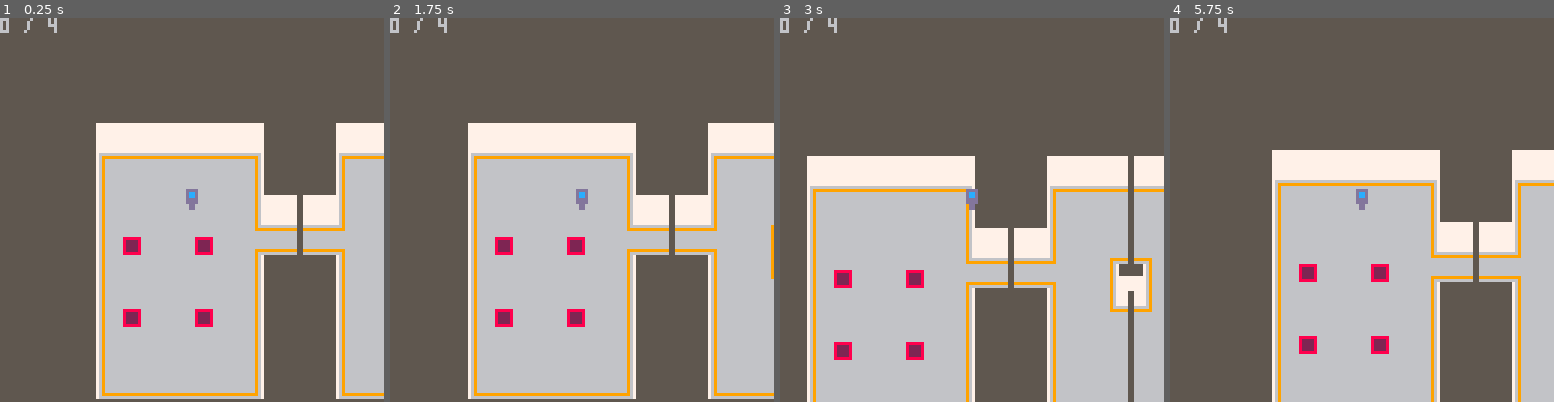
Above: before the commit, frames 1-4 (left to right).
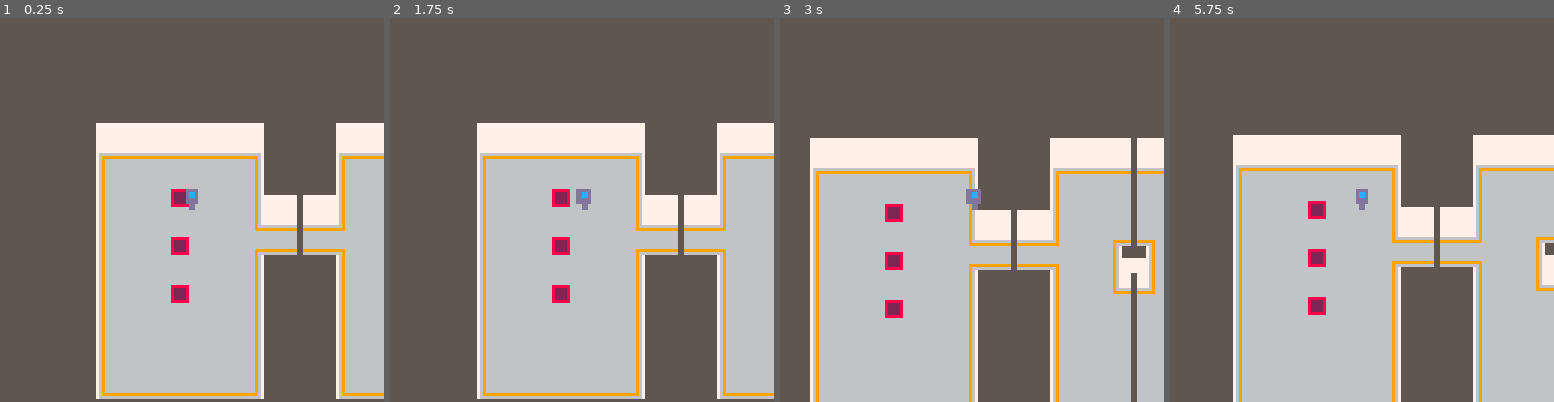
Above: after the commit, the same moments.

Repository: Kiyotoko/gamejam
Game: PICO-8 cartridge game.p8
Same seed, same stepped clock (60 frames per second), same inputs: the game is played once before the commit and once after it.
Inputs:
- Up to frame 1 (0.25 s): no input
- Up to frame 2 (1.75 s): hold Right from 1.6 s (still down)
- Up to frame 3 (3 s): release Right at 2.1 s; hold Up 2.15-2.42 s; hold Right from 2.47 s (still down)
- Up to frame 4 (5.75 s): release Right at 3.03 s; hold Left 3.08-3.58 s; hold Down 3.63-3.97 s; hold Right 4.02-4.68 s; hold Up 4.73-5.03 s; hold Left 5.08-5.68 s; hold Down from 5.73 s (still down)

The runs differ from the first frame. In frame 1, 1.7% of the frame differs, in the area x 0-56%, y 0-81%; in frame 2, 9.7%; in frame 3, 19%; in frame 4, 29%, in the area x 0-100%, y 0-100%.

Commit message:
Fix doors and plates

Diff:
--- a/game.p8
+++ b/game.p8
@@ -1,7 +1,10 @@
 pico-8 cartridge // http://www.pico-8.com
 version 42
 __lua__
--- the player
+-- Game created by Leo and Karl for the gamejam 2024.
+---@diagnostic disable: lowercase-global, undefined-global
+
+-- the player data
 player = {
 	x=-32, -- x position on the map in pixels
 	y=-32, -- y position on the map in pixels
@@ -12,37 +15,22 @@
 -- player on the screen
 ancor = {x=64,y=64}
 
--- markers that are checked
-checkmarks = 0
-
+-- the doors on the map
 doors = {
-	{
-		{x=8,y=3},
-		{x=8,y=4},
-		{x=8,y=5}
-	},
-	{
-		{x=13,y=0},
-		{x=13,y=1},
-		{x=13,y=2},
-		{x=13,y=3},
-		{x=13,y=4}
-	},
-	{
-		{x=13,y=6},
-		{x=13,y=7},
-		{x=13,y=8},
-		{x=13,y=9},
-		{x=13,y=10},
-		{x=13,y=11}
-	}
+	[0] = {x=8,y=3,d=1},
+	[1] = {x=13,y=0,d=1},
+	[2] = {x=13,y=6,d=1}
 }
+
+-- defined flags
+flag_free = 0
+flag_door = 1
 
 -- returs the sprite based on the position of the player
 -- please note that the position is in pixels
 function get_sprite(x,y)
-	player_column = (x+ancor.x) / 8
-	player_row = (y+ancor.y) / 8
+	local player_column = (x+ancor.x) / 8
+	local player_row = (y+ancor.y) / 8
 
 	return mget(
 		player_column,
@@ -50,39 +38,43 @@
 	)
 end
 
--- checks if a sprite at (x,y) position has the desired flag
-function check_flag(x,y,f)
-	return fget(get_sprite(x,y), f)
-end
-
-function check_plate(x,y)
-	if check_flag(x, y, 1) then
-		checkmarks = checkmarks + 1
+-- returns if a sprite at (x,y) position has the desired flag
+function has_flag(x, y, f)
+	return fget(get_sprite(x, y), f)
+end
+
+-- check if a plate is pressed
+function check_plate(x, y)
+	local sprite = get_sprite(x, y)
+	if sprite >= 96 and sprite <= 99 then
 		mset(
 			(x+ancor.x) / 8,
 			(y+ancor.y) / 8,
-			get_sprite(x,y)+1
+			100
 		)
-		if checkmarks == 4 then
-			unlock_doors()
-		end
-	end
-end
-
--- unlocks all doors on the map
-function unlock_doors()
-	for _, door in ipairs(doors) do
-		for _, pos in ipairs(door) do
-		sprite = mget(
-			pos.x,
-			pos.y
-		)
+		unlock_door(sprite - 96)
+	end
+end
+
+-- unlocks the doors on the map. 𝘵his starts at the
+function unlock_door(d)
+	local door = doors[d]
+	local door_x = door.x
+	local door_y = door.y
+	local sprite = mget(door.x, door.y)
+
+	-- repeat until sprite has not the door flag
+	while fget(sprite, flag_door) do
 		mset(
-			pos.x,
-			pos.y,
+			door_x,
+			door_y,
 			sprite - 48
 		)
-		end
+		door_y = door_y + door.d
+		sprite = mget(
+			door_x,
+			door_y
+		)
 	end
 end
 
@@ -95,24 +87,22 @@
 	-- check buttons
 	local dx = 0
 	local dy = 0
-	if (btn(0)) then dx=dx-1 end
-	if (btn(1)) then dx=dx+1 end
-	if (btn(2)) then dy=dy-1 end
-	if (btn(3)) then dy=dy+1 end
+	if btn(0) then dx=dx-1 end
+	if btn(1) then dx=dx+1 end
+	if btn(2) then dy=dy-1 end
+	if btn(3) then dy=dy+1 end
 
 	-- next position
 	local dis = dx * dx + dy * dy
-	local px = player.x + (dis and dx * sqrt_2 or dx)
-	local py = player.y + (dis and dy * sqrt_2 or dy)
+	local px = player.x + (dis and dx / sqrt_2 or dx)
+	local py = player.y + (dis and dy / sqrt_2 or dy)
 
 	-- check if it does not hit a wall
-	if check_flag(px, py, 0)
-	then
-		handle_movement(px,py)
-		handle_animation(dx,dy)
-	end
-end
-
+	if has_flag(px, py, flag_free) then
+		handle_movement(px, py)
+		handle_animation(dx, dy)
+	end
+end
 
 function handle_movement(px, py)
 	player.x = px
@@ -127,7 +117,7 @@
 	elseif dx > 0 then animation=2
 	elseif dy < 0 then animation=3
 	end
-	player.animation = ani
+	player.animation = animation
 end
 
 function _update()
@@ -136,9 +126,8 @@
 
 function _draw()
 	cls(5)
-	map(0,0,-player.x,-player.y,16,16)
-	print(checkmarks .. " / 4")
-	spr(player.animation,ancor.x-4,ancor.y-8)
+	map(0, 0, -player.x,-player.y, 16, 16)
+	spr(player.animation, ancor.x-4, ancor.y-8)
 end
 __gfx__
 00000000000000000000000000000000000000000000000000000000000000000000000000000000000000000000000000000000000000000000000000000000
@@ -189,14 +178,14 @@
 00000000000000000000000000000000000000000000000000000000000000000000000000000000000000000000000000000000000000000000000000000000
 00000000000000000000000000000000000000000000000000000000000000000000000000000000000000000000000000000000000000000000000000000000
 00000000000000000000000000000000000000000000000000000000000000000000000000000000000000000000000000000000000000000000000000000000
-66666666666666660000000000000000000000000000000000000000000000000000000000000000000000000000000000000000000000000000000000000000
-688888866bbbbbb60000000000000000000000000000000000000000000000000000000000000000000000000000000000000000000000000000000000000000
-682222866b3333b60000000000000000000000000000000000000000000000000000000000000000000000000000000000000000000000000000000000000000
-682222866b3333b60000000000000000000000000000000000000000000000000000000000000000000000000000000000000000000000000000000000000000
-682222866b3333b60000000000000000000000000000000000000000000000000000000000000000000000000000000000000000000000000000000000000000
-682222866b3333b60000000000000000000000000000000000000000000000000000000000000000000000000000000000000000000000000000000000000000
-688888866bbbbbb60000000000000000000000000000000000000000000000000000000000000000000000000000000000000000000000000000000000000000
-66666666666666660000000000000000000000000000000000000000000000000000000000000000000000000000000000000000000000000000000000000000
+66666666666666666666666666666666666666660000000000000000000000000000000000000000000000000000000000000000000000000000000000000000
+688888866888888668888886688888866bbbbbb60000000000000000000000000000000000000000000000000000000000000000000000000000000000000000
+682222866822228668222286682222866b3333b60000000000000000000000000000000000000000000000000000000000000000000000000000000000000000
+682222866822228668222286682222866b3333b60000000000000000000000000000000000000000000000000000000000000000000000000000000000000000
+682222866822228668222286682222866b3333b60000000000000000000000000000000000000000000000000000000000000000000000000000000000000000
+682222866822228668222286682222866b3333b60000000000000000000000000000000000000000000000000000000000000000000000000000000000000000
+688888866888888668888886688888866bbbbbb60000000000000000000000000000000000000000000000000000000000000000000000000000000000000000
+66666666666666666666666666666666666666660000000000000000000000000000000000000000000000000000000000000000000000000000000000000000
 66655666000000000000000077755777000000000000000000000000666556660000000000000000000000000000000000000000000000000000000000000000
 66655666000000000000000077755777000000000000000000000000666556660000000000000000000000000000000000000000000000000000000000000000
 66655666000000000000000077755777000000000000000000000000666556660000000000000000000000000000000000000000000000000000000000000000
@@ -206,18 +195,18 @@
 66655666000000000000000099955999000000000000000000000000666556660000000000000000000000000000000000000000777557770000000000000000
 66655666000000000000000066655666000000000000000000000000000000000000000000000000000000000000000000000000777557770000000000000000
 __gff__
-0000000000000000000000000000000000000000000000000000000000000000000000000000000000000000000000000000000000000000000000000000000001010000000101010101010101000000000000000000000000000000000000000301000000000000000000000000000000000000000000000000000000000000
+0000000000000000000000000000000000000000000000000000000000000000000000000000000000000000000000000000000000000000000000000000000001010000000101010101010101000000000000000000000000000000000000001121418101000000000000000000000002000002000000020000000000020000
 0000000000000000000000000000000000000000000000000000000000000000000000000000000000000000000000000000000000000000000000000000000000000000000000000000000000000000000000000000000000000000000000000000000000000000000000000000000000000000000000000000000000000000
 __map__
 4d4d4d4d4d4d4d0000004d4d4d7d4d4d4d000000000000000000000000000000000000000000000000000000000000000000000000000000000000000000000000000000000000000000000000000000000000000000000000000000000000000000000000000000000000000000000000000000000000000000000000000000
 424343434343440e000042434373434344000000000000000000000000000000000000000000000000000000000000000000000000000000000000000000000000000000000000000000000000000000000000000000000000000000000000000000000000000000000000000000000000000000000000000000000000000000
 414040404040450e0e0e41404070404045000000000000000000000000000000000000000000000000000000000000000000000000000000000000000000000000000000000000000000000000000000000000000000000000000000000000000000000000000000000000000000000000000000000000000000000000000000
-414040404040454d7d4d41404070404045000000004040404000000000000000000000000000000000000000000000000000000000000000000000000000000000000000000000000000000000000000000000000000000000000000000000000000000000000000000000000000000000000000000000000000000000000000
+414040604040454d7d4d41404070404045000000004040404000000000000000000000000000000000000000000000000000000000000000000000000000000000000000000000000000000000000000000000000000000000000000000000000000000000000000000000000000000000000000000000000000000000000000
 414040404040494373434a404b774c4049434343404040404000000000000000000000000000000000000000000000000000000000000000000000000000000000000000000000000000000000000000000000000000000000000000000000000000000000000000000000000000000000000000000000000000000000000000
-4160404060404b4777474c40454d414040404040404040404000000000000000000000000000000000000000000000000000000000000000000000000000000000000000000000000000000000000000000000000000000000000000000000000000000000000000000000000000000000000000000000000000000000000000
+4140406140404b4777474c40454d414040404040404040404000000000000000000000000000000000000000000000000000000000000000000000000000000000000000000000000000000000000000000000000000000000000000000000000000000000000000000000000000000000000000000000000000000000000000
 414040404040454e4e4e414049734a404b474747004040404000000000000000000000000000000000000000000000000000000000000000000000000000000000000000000000000000000000000000000000000000000000000000000000000000000000000000000000000000000000000000000000000000000000000000
-4140404040404508084e41404070404045000000004040404000000000000000000000000000000000000000000000000000000000000000000000000000000000000000000000000000000000000000000000000000000000000000000000000000000000000000000000000000000000000000000000000000000000000000
-4160404060404500000041404070404045000000000000000000000000000000000000000000000000000000000000000000000000000000000000000000000000000000000000000000000000000000000000000000000000000000000000000000000000000000000000000000000000000000000000000000000000000000
+4140406240404508084e41404070404045000000004040404000000000000000000000000000000000000000000000000000000000000000000000000000000000000000000000000000000000000000000000000000000000000000000000000000000000000000000000000000000000000000000000000000000000000000
+4140404040404500000041404070404045000000000000000000000000000000000000000000000000000000000000000000000000000000000000000000000000000000000000000000000000000000000000000000000000000000000000000000000000000000000000000000000000000000000000000000000000000000
 4140404040404500000041404070404045000000000000000000000000000000000000000000000000000000000000000000000000000000000000000000000000000000000000000000000000000000000000000000000000000000000000000000000000000000000000000000000000000000000000000000000000000000
 4140404040404500000041404070404045000000000000000000000000000000000000000000000000000000000000000000000000000000000000000000000000000000000000000000000000000000000000000000000000000000000000000000000000000000000000000000000000000000000000000000000000000000
 4647474747474800000046474777474748000000000000000000000000000000000000000000000000000000000000000000000000000000000000000000000000000000000000000000000000000000000000000000000000000000000000000000000000000000000000000000000000000000000000000000000000000000
--- a/main.lua
+++ b/main.lua
@@ -1,4 +1,7 @@
--- the player
+-- Game created by Leo and Karl for the gamejam 2024.
+---@diagnostic disable: lowercase-global, undefined-global
+
+-- the player data
 player = {
 	x=-32, -- x position on the map in pixels
 	y=-32, -- y position on the map in pixels
@@ -9,37 +12,22 @@
 -- player on the screen
 ancor = {x=64,y=64}
 
--- markers that are checked
-checkmarks = 0
+-- the doors on the map
+doors = {
+	[0] = {x=8,y=3,d=1},
+	[1] = {x=13,y=0,d=1},
+	[2] = {x=13,y=6,d=1}
+}
 
-doors = {
-	{
-		{x=8,y=3},
-		{x=8,y=4},
-		{x=8,y=5}
-	},
-	{
-		{x=13,y=0},
-		{x=13,y=1},
-		{x=13,y=2},
-		{x=13,y=3},
-		{x=13,y=4}
-	},
-	{
-		{x=13,y=6},
-		{x=13,y=7},
-		{x=13,y=8},
-		{x=13,y=9},
-		{x=13,y=10},
-		{x=13,y=11}
-	}
-}
+-- defined flags
+flag_free = 0
+flag_door = 1
 
 -- returs the sprite based on the position of the player
 -- please note that the position is in pixels
 function get_sprite(x,y)
-	player_column = (x+ancor.x) / 8
-	player_row = (y+ancor.y) / 8
+	local player_column = (x+ancor.x) / 8
+	local player_row = (y+ancor.y) / 8
 
 	return mget(
 		player_column,
@@ -47,39 +35,43 @@
 	)
 end
 
--- checks if a sprite at (x,y) position has the desired flag
-function check_flag(x,y,f)
-	return fget(get_sprite(x,y), f)
+-- returns if a sprite at (x,y) position has the desired flag
+function has_flag(x, y, f)
+	return fget(get_sprite(x, y), f)
 end
 
-function check_plate(x,y)
-	if check_flag(x, y, 1) then
-		checkmarks = checkmarks + 1
+-- check if a plate is pressed
+function check_plate(x, y)
+	local sprite = get_sprite(x, y)
+	if sprite >= 96 and sprite <= 99 then
 		mset(
 			(x+ancor.x) / 8,
 			(y+ancor.y) / 8,
-			get_sprite(x,y)+1
+			100
 		)
-		if checkmarks == 4 then
-			unlock_doors()
-		end
+		unlock_door(sprite - 96)
 	end
 end
 
--- unlocks all doors on the map
-function unlock_doors()
-	for _, door in ipairs(doors) do
-		for _, pos in ipairs(door) do
-		sprite = mget(
-			pos.x,
-			pos.y
-		)
+-- unlocks the doors on the map. 𝘵his starts at the
+function unlock_door(d)
+	local door = doors[d]
+	local door_x = door.x
+	local door_y = door.y
+	local sprite = mget(door.x, door.y)
+
+	-- repeat until sprite has not the door flag
+	while fget(sprite, flag_door) do
 		mset(
-			pos.x,
-			pos.y,
+			door_x,
+			door_y,
 			sprite - 48
 		)
-		end
+		door_y = door_y + door.d
+		sprite = mget(
+			door_x,
+			door_y
+		)
 	end
 end
 
@@ -92,24 +84,22 @@
 	-- check buttons
 	local dx = 0
 	local dy = 0
-	if (btn(0)) then dx=dx-1 end
-	if (btn(1)) then dx=dx+1 end
-	if (btn(2)) then dy=dy-1 end
-	if (btn(3)) then dy=dy+1 end
+	if btn(0) then dx=dx-1 end
+	if btn(1) then dx=dx+1 end
+	if btn(2) then dy=dy-1 end
+	if btn(3) then dy=dy+1 end
 
 	-- next position
 	local dis = dx * dx + dy * dy
-	local px = player.x + (dis and dx * sqrt_2 or dx)
-	local py = player.y + (dis and dy * sqrt_2 or dy)
+	local px = player.x + (dis and dx / sqrt_2 or dx)
+	local py = player.y + (dis and dy / sqrt_2 or dy)
 
 	-- check if it does not hit a wall
-	if check_flag(px, py, 0)
-	then
-		handle_movement(px,py)
-		handle_animation(dx,dy)
+	if has_flag(px, py, flag_free) then
+		handle_movement(px, py)
+		handle_animation(dx, dy)
 	end
 end
-
 
 function handle_movement(px, py)
 	player.x = px
@@ -124,7 +114,7 @@
 	elseif dx > 0 then animation=2
 	elseif dy < 0 then animation=3
 	end
-	player.animation = ani
+	player.animation = animation
 end
 
 function _update()
@@ -133,7 +123,6 @@
 
 function _draw()
 	cls(5)
-	map(0,0,-player.x,-player.y,16,16)
-	print(checkmarks .. " / 4")
-	spr(player.animation,ancor.x-4,ancor.y-8)
+	map(0, 0, -player.x,-player.y, 16, 16)
+	spr(player.animation, ancor.x-4, ancor.y-8)
 end
